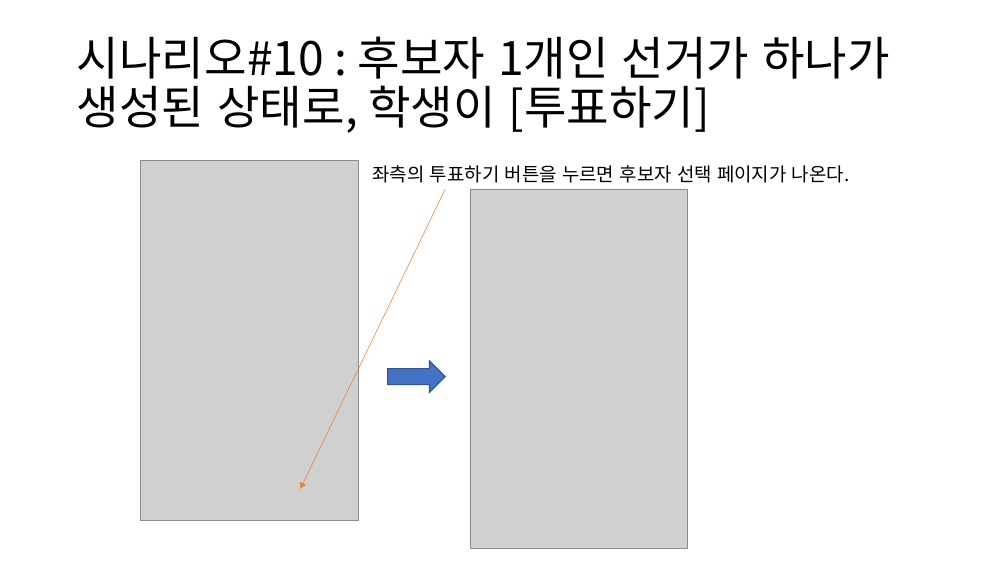
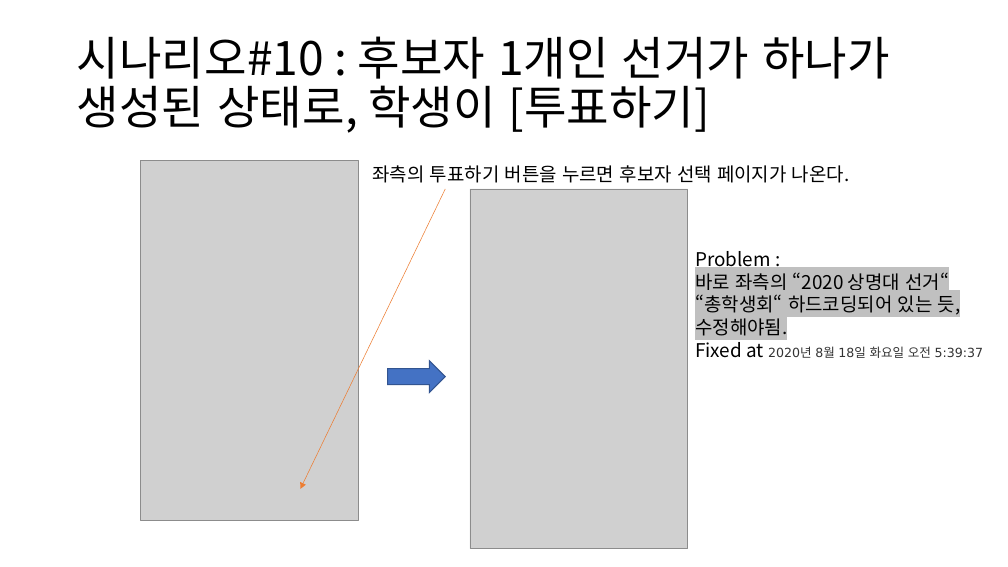
Before and after one commit to BL-UCKSS/evote-project, a slide deck: slide 19 of Document/Testcase/Testcase #1.pptx (slide 18 before the commit). Drawn at 1008x567 pixels with LibreOffice and Linux fonts; fonts in the diff are those of the drawing; grey boxes stand for pictures. Boxes give left, top, right and bottom in pixels: in the first picture for what was removed or moved away, otherwise in the second. Text is boxed around its words. In the diff, an @@ line names an element or a change of style, - is before the commit and + after.

```diff
--- a/Document/Testcase/Testcase #1.pptx
+++ b/Document/Testcase/Testcase #1.pptx
@@ text added at box(695, 251, 983, 358), 18 pt, text #000000 @@
+Problem :
+바로 좌측의 “2020 상명대 선거“
+“총학생회“ 하드코딩되어 있는 듯,
+수정해야됨.
+Fixed at 2020년 8월 18일 화요일 오전 5:39:37
```
Also in this commit, not shown: 3 other slides changed, 5 slides added.
